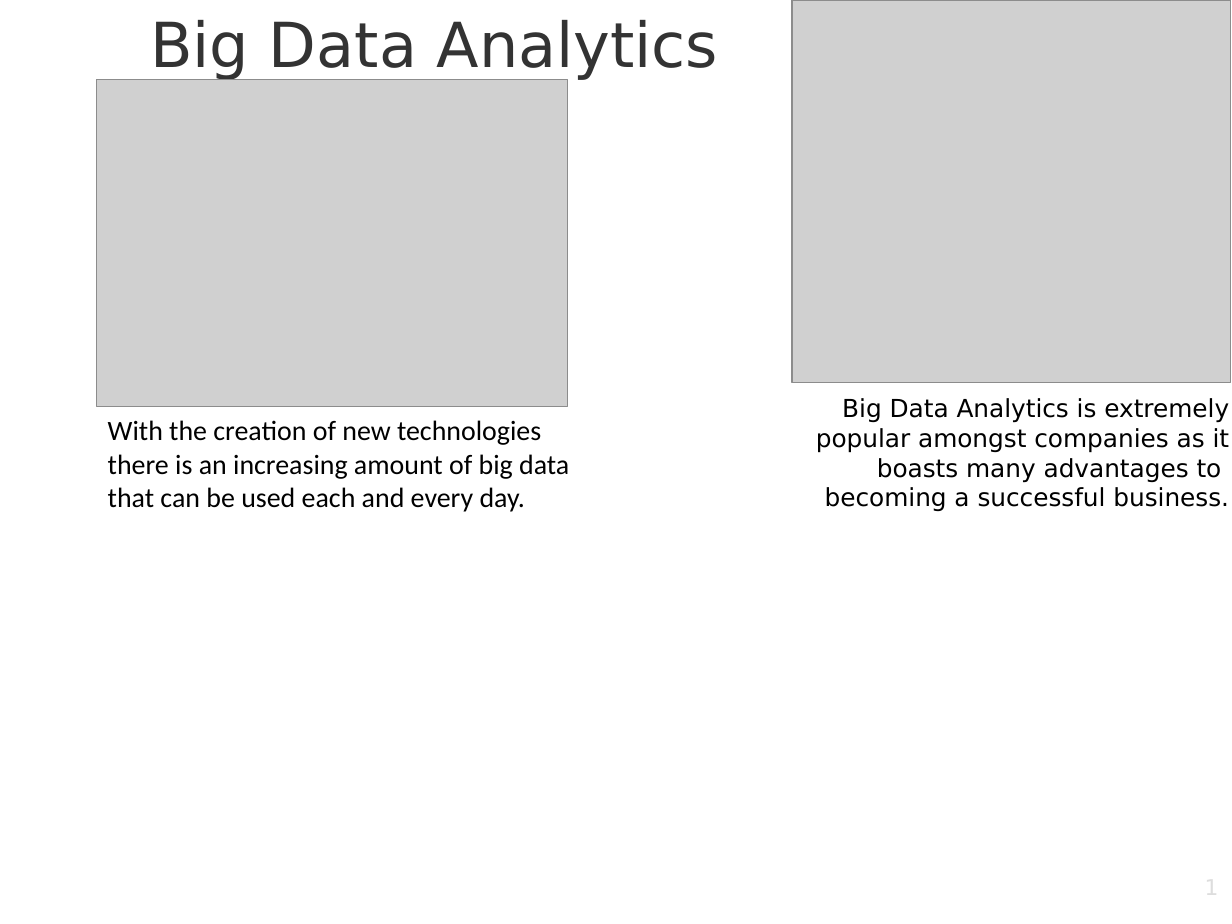
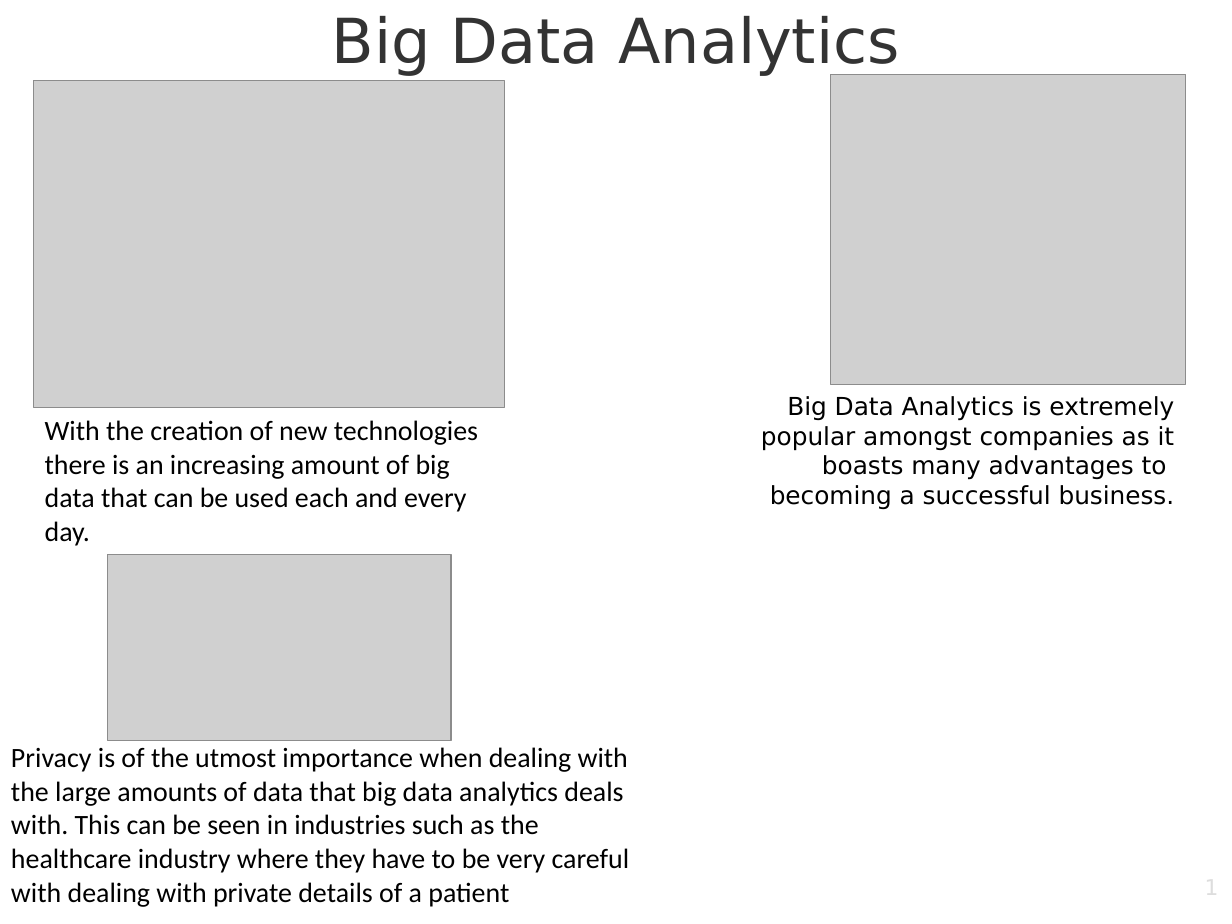
Before and after one commit to LukeBogdanovic/CS4182-Assignment, a slide deck: slide 1 of CS4182_project_poster b+a.odp. Drawn at 1232x924 pixels with LibreOffice and Linux fonts; fonts in the diff are those of the drawing; grey boxes stand for pictures. Boxes give left, top, right and bottom in pixels: in the first picture for what was removed or moved away, otherwise in the second. Text is boxed around its words. In the diff, an @@ line names an element or a change of style, - is before the commit and + after.

```diff
--- a/CS4182_project_poster b+a.odp
+++ b/CS4182_project_poster b+a.odp
@@ title "Big Data Analytics" moved from (x1=150, y1=20, x2=719, y2=80) to (x1=332, y1=16, x2=900, y2=76) @@
@@ picture moved from (x1=97, y1=79, x2=568, y2=407) to (x1=34, y1=80, x2=504, y2=408) @@
@@ picture resized from (x1=793, y1=0, x2=1232, y2=382) to (x1=831, y1=75, x2=1186, y2=385) @@
@@ text "Big Data Analytics is extremely" moved from (x1=816, y1=398, x2=1230, y2=511) to (x1=761, y1=396, x2=1175, y2=509) @@
@@ text "With the creation of new ..." rewrapped from (x1=108, y1=420, x2=569, y2=512) to (x1=45, y1=420, x2=478, y2=546) @@
@@ picture added at (x1=107, y1=555, x2=451, y2=741) @@
@@ text added at (x1=11, y1=747, x2=630, y2=907), 18 pt, text #000000 @@
+Privacy is of the utmost importance when dealing with the large amounts of data that big data analytics deals with. This can be seen in industries such as the healthcare industry where they have to be very careful with dealing with private details of a patient
```
